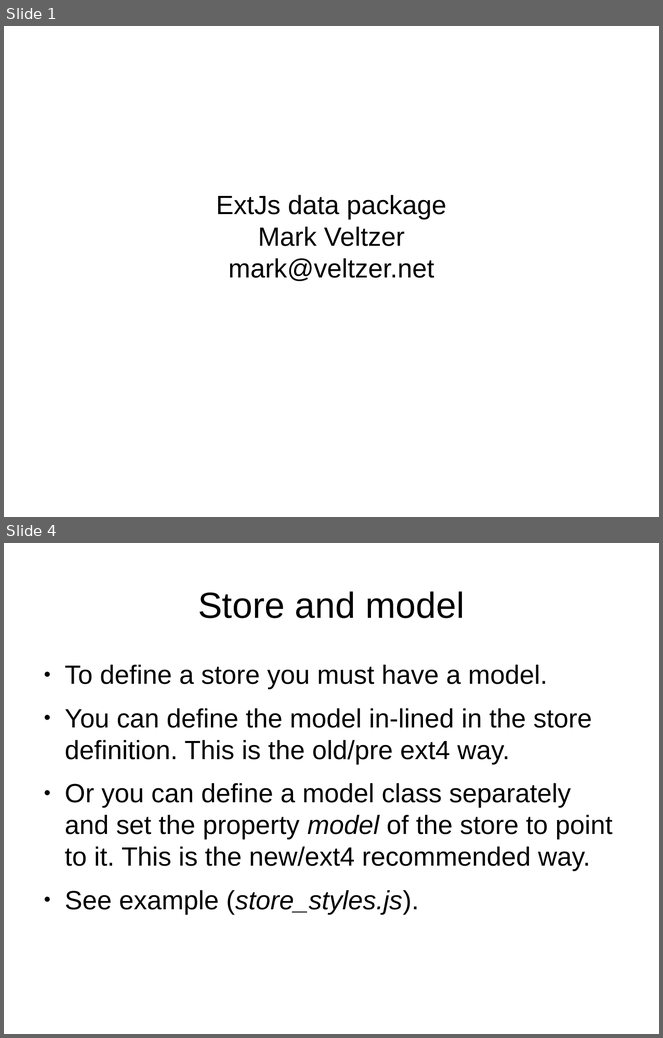
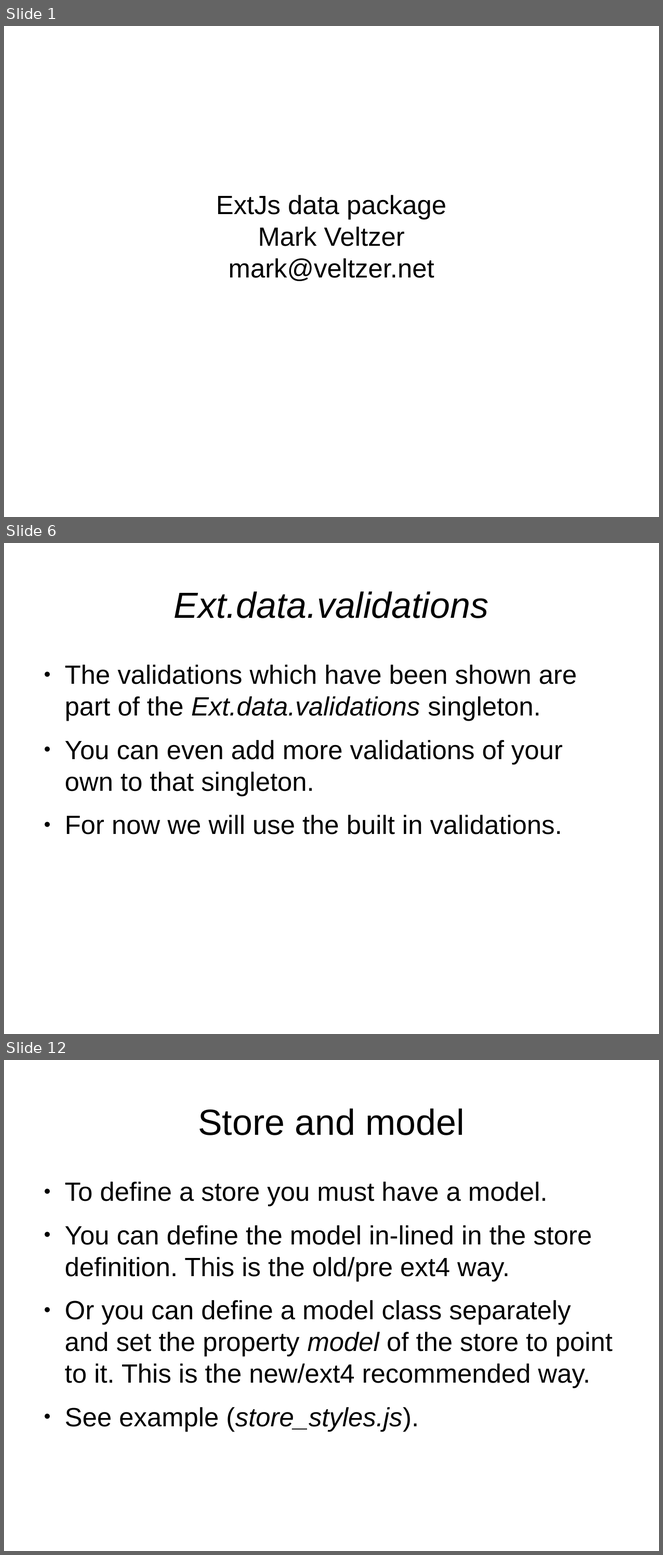
Before and after one commit to veltzer/demos, a slide deck: javascript/extjs/doc/extjs_data.odp. Shown one above the other, each under a label of ours: slides 1 and 4 before the commit, slides 1, 6 and 12 after it; the slides between them are not shown. The pictures are 663x1038 and 663x1555 pixels, drawn with LibreOffice and Linux fonts; fonts in the diff are those of the drawing. Boxes give left, top, right and bottom in pixels: in the first picture for what was removed or moved away, otherwise in the second. Text is boxed around its words. In the diff, an @@ line names an element or a change of style, - is before the commit and + after.

```diff
--- a/javascript/extjs/doc/extjs_data.odp
+++ b/javascript/extjs/doc/extjs_data.odp
@@ slide 6 added at (x1=4, y1=543, x2=659, y2=1034), background #FFFFFF @@
@@ title added at (x1=174, y1=591, x2=489, y2=618), 44 pt, text #000000, italic @@
+Ext.data.validations
@@ text added at (x1=65, y1=665, x2=577, y2=835), 32 pt, text #000000 @@
+● The validations which have been shown are part of the Ext.data.validations singleton.
+● You can even add more validations of your own to that singleton.
+● For now we will use the built in validations.
@@ what was slide 4 is now slide 12 @@
```
Also in this commit, not shown: 2 slides changed, 7 other slides added, 6 other files.
